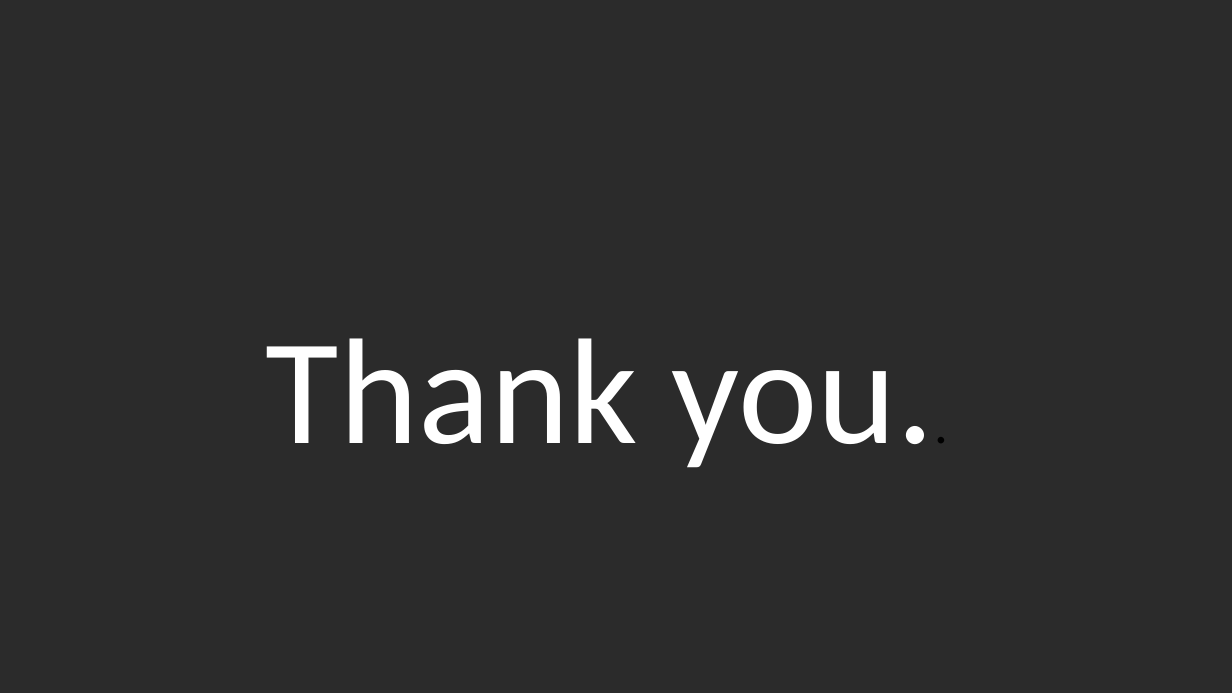
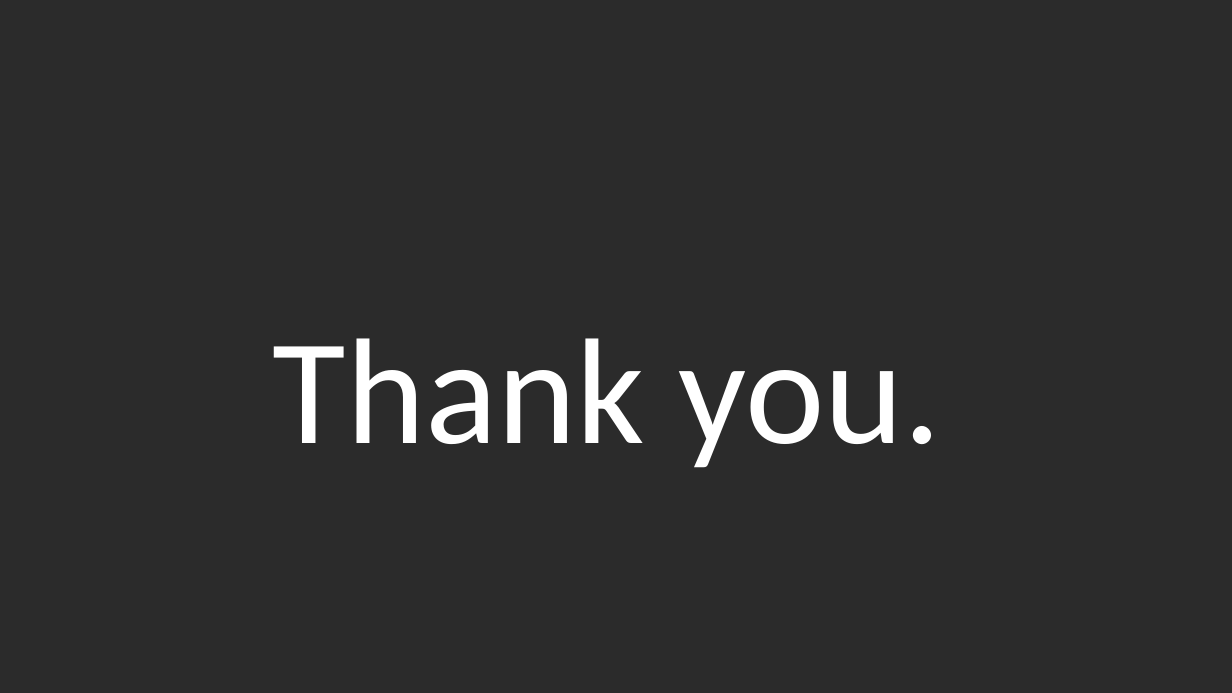
Before and after one commit to ZygimantasJakubauskas/Mashine-Learning-CA1, a slide deck: slide 12 of ML/PPT_ML_CA1_26 Nov 23.pptx. Drawn at 1232x693 pixels with LibreOffice and Linux fonts; fonts in the diff are those of the drawing; background and template pictures are left out; a plain dark background stands for a picture behind light text. Boxes give left, top, right and bottom in pixels: in the first picture for what was removed or moved away, otherwise in the second. Text is boxed around its words. In the diff, an @@ line names an element or a change of style, - is before the commit and + after.

```diff
--- a/ML/PPT_ML_CA1_26 Nov 23.pptx
+++ b/ML/PPT_ML_CA1_26 Nov 23.pptx
@@ text at [273,338,942,468]: text changed @@
-Thank you..
+Thank you.
```
Also in this commit, not shown: 1 other slide changed, 1 other file.
